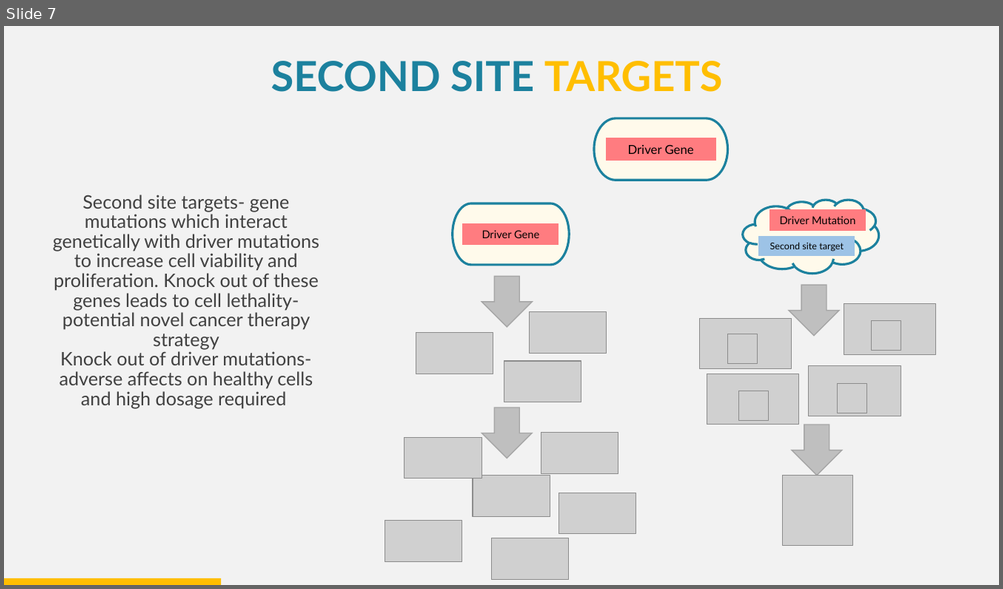
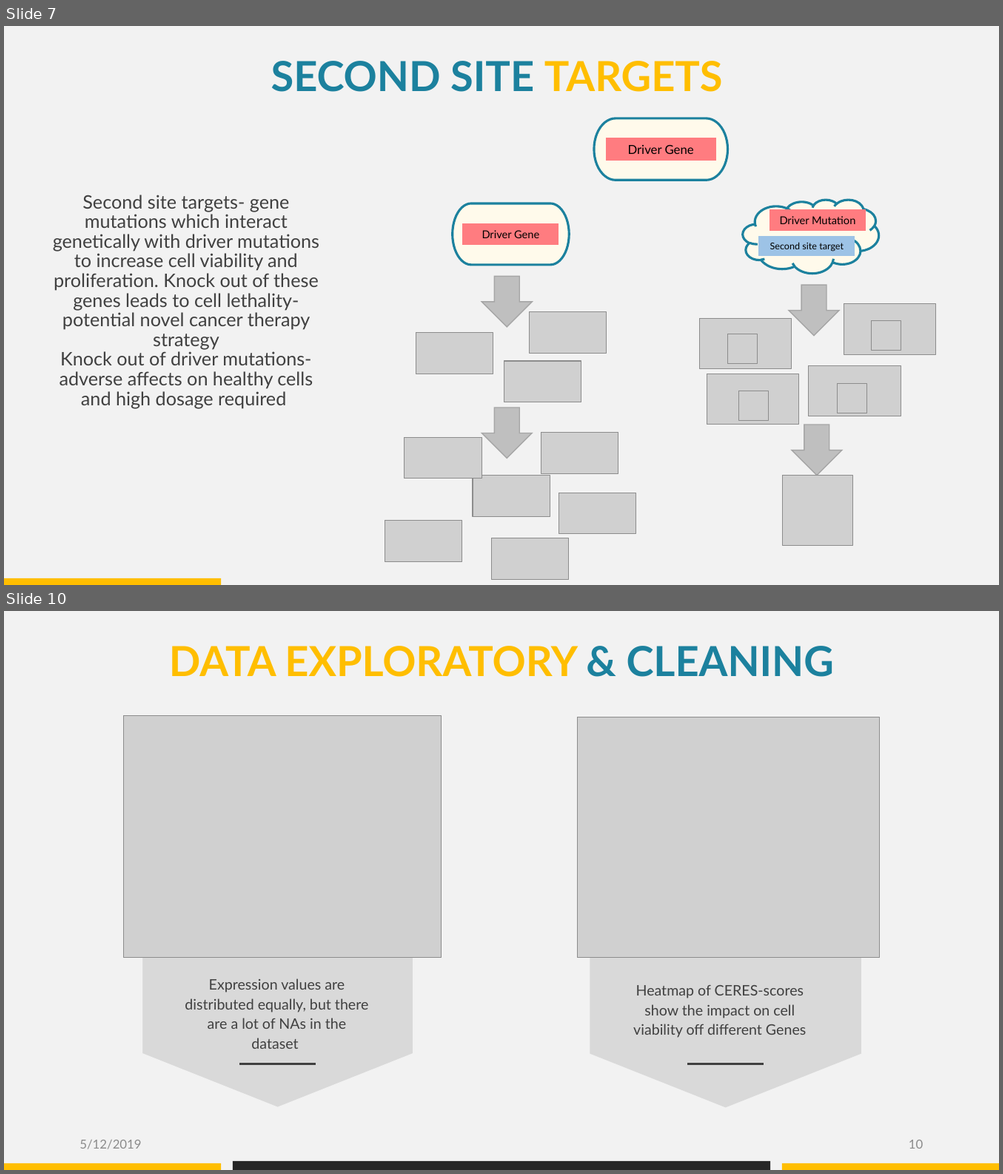
Before and after one commit to datascience-mobi/group-04-project-1-4, a slide deck: Folien Elias.pptx. Shown one above the other, each under a label of ours: slide 7 before the commit, slides 7 and 10 after it; the slides between them are not shown. The pictures are 1003x589 and 1003x1174 pixels, drawn with LibreOffice and Linux fonts; fonts in the diff are those of the drawing; grey boxes stand for pictures. Boxes give left, top, right and bottom in pixels: in the first picture for what was removed or moved away, otherwise in the second. Text is boxed around its words. In the diff, an @@ line names an element or a change of style, - is before the commit and + after.

```diff
--- a/Folien Elias.pptx
+++ b/Folien Elias.pptx
@@ slide 10 added at (4, 611, 999, 1170), background #F2F2F2 @@
@@ text added at (169, 646, 834, 677), 40 pt, text #FFBE00, bold @@
+DATA EXPLORATORY & CLEANING
@@ picture added at (123, 716, 441, 958) @@
@@ picture added at (577, 717, 879, 957) @@
@@ pentagon arrow added at (142, 782, 412, 1108), fill #D9D9D9, outline #F2F2F2 1 pt @@
@@ pentagon arrow added at (590, 782, 861, 1108), fill #D9D9D9 @@
@@ text added at (185, 979, 368, 1049), 14 pt, text #404040 @@
+Expression values are distributed equally, but there are a lot of NAs in the dataset
@@ text added at (633, 985, 805, 1038), 14 pt, text #404040 @@
+Heatmap of CERES-scores show the impact on cell viability off different Genes
@@ line added from (240, 1065) to (316, 1065), #404040 1.5 pt @@
@@ line added from (688, 1065) to (763, 1065), #404040 1.5 pt @@
@@ text added at (79, 1140, 141, 1150), 12 pt, text #8C8C8C @@
+5/12/2019
@@ page number added at (908, 1140, 922, 1149), 12 pt, text #8C8C8C @@
+10
@@ rectangle added at (4, 1164, 221, 1170), fill #FFBE00 @@
@@ rectangle added at (233, 1162, 769, 1170), fill #262626 @@
@@ rectangle added at (782, 1164, 999, 1170), fill #FFBE00 @@
```
Also in this commit, not shown: 13 slides changed, 3 other slides added, 4 slides removed.
